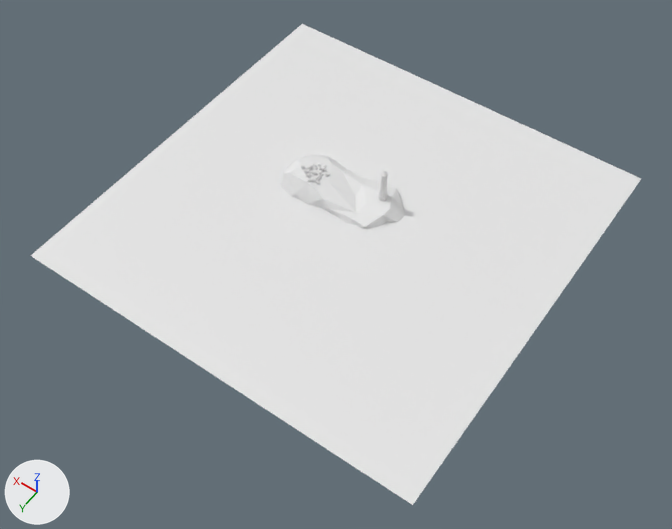
Before and after pictures for a commit that changed the Blender file introduction section/Structure Object Work.blend.
Rendered twice from a camera (50 mm lens) standing at (-47.7, 69.2, 96.6) and looking at (-2.6, 6.1, -2.6). Every picture has the same lights, and +X, +Y and +Z are marked at lower left.

Objects in the first picture: 'base rock', 'lighthouse', 'water'.
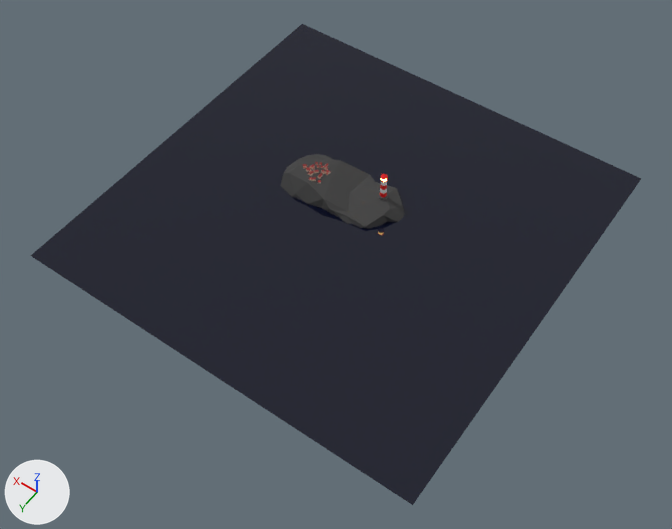
Boxes [x1, y1, x2, y2] around the edits, measured in the pictures (672 x 529 px):
'water', recoloured (white to black)
    both: [31, 24, 641, 505]
'base rock', recoloured (white to grey)
    both: [281, 154, 405, 228]
'lighthouse', rescaled (9% narrower, 10% shorter)
    before: [378, 171, 388, 201]
    after: [379, 174, 388, 201]

Patch to the scene script:
```diff
--- a/introduction section/Structure Object Work.blend.py
+++ b/introduction section/Structure Object Work.blend.py
@@ mat_rock @@
+mat_rock = principled_material('rock')
+mat_rock.base_color = (0.0555, 0.0555, 0.0555)  # black #434343
+mat_rock.roughness = 1.0
@@ mat_water @@
+mat_water = principled_material('water')
+mat_water.base_color = (0.00263, 0.00402, 0.0169)  # black #090d23
+mat_water.roughness = 0.0
@@ me_plane @@
 me_plane.from_pydata(...)  # 4 vertices, 1 face; spans x -1.0..1.0, y -1.0..1.0, z 0.0
+me_plane.materials.append(mat_water)  # black #090d23
@@ me_icosphere @@
 me_icosphere.from_pydata(...)  # 85 vertices, 166 faces; spans x -6.9..12.2, y -8.3..2.1, z -2.0..2.6
+me_icosphere.materials.append(mat_rock)  # black #434343
@@ ob_lighthouse @@
 ob_lighthouse.location = (-3.0, -4.4, 1.7)
-ob_lighthouse.scale = (0.653, 0.653, 0.653)
+ob_lighthouse.scale = (0.587, 0.587, 0.587)
```
